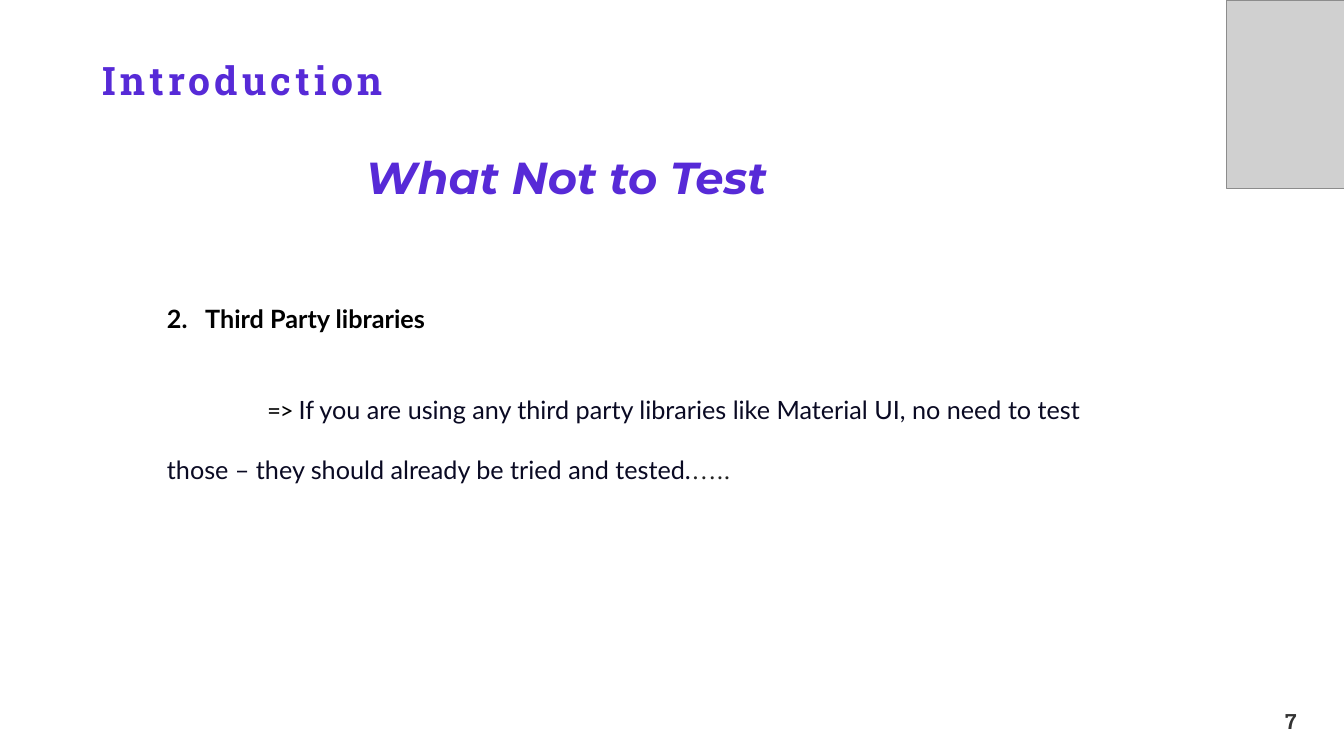
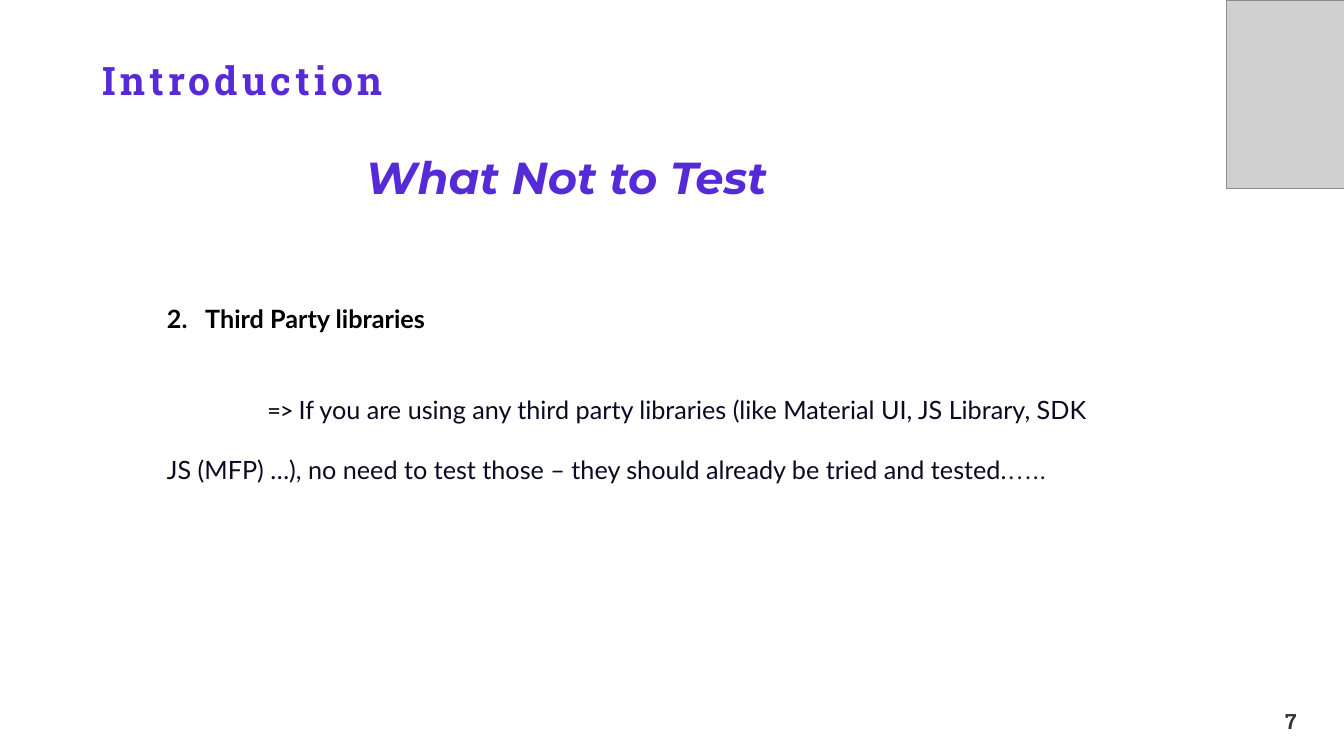
Before and after one commit to TakiRahal/test-react-19, a slide deck: slide 7 of Testing ReactJS.pptx. Drawn at 1344x756 pixels with LibreOffice and Linux fonts; fonts in the diff are those of the drawing; grey boxes stand for pictures; background and template pictures are left out. Boxes give left, top, right and bottom in pixels: in the first picture for what was removed or moved away, otherwise in the second. Text is boxed around its words. In the diff, an @@ line names an element or a change of style, - is before the commit and + after.

```diff
--- a/Testing ReactJS.pptx
+++ b/Testing ReactJS.pptx
@@ text at (167,399,1086,484): text changed @@
-=> If you are using any third party libraries like Material UI, no need to test those – they should already be tried and tested.…..
+=> If you are using any third party libraries (like Material UI, JS Library, SDK JS (MFP) …), no need to test those – they should already be tried and tested.…..
```
Also in this commit, not shown: 9 other slides changed, 9 slides added, 26 slides removed, 20 other files.
